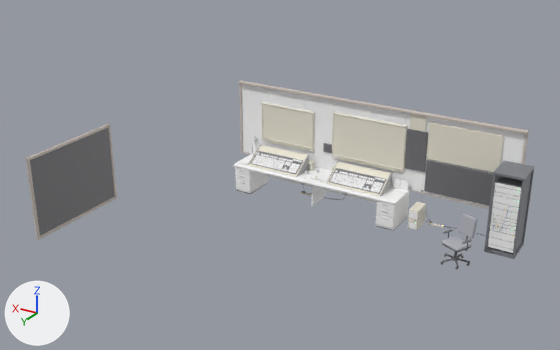
Renders of the FBX model unity/ShaderEmu/Models/Computer.fbx from each side of a commit.
Camera for both pictures: a camera (50 mm lens) standing at (-7.5, 11.37, 8.73) and looking at (0.58, -2.1, 1.99). The axes (+X, +Y, +Z) are drawn at lower left. The lights are the same throughout. The first picture is the older version. Where no turn or scale is listed for an object, it has been applied to the vertices. Vertices at exactly the same position are counted once.

Before the edit, the objects in view are built like this:
```python
ob_board = bpy.data.objects.new('Board', me_board_001)
ob_board.location = (0.0, 0.0, 0.0)
ob_cables = bpy.data.objects.new('Cables', me_cables_001)
ob_cables.location = (0.0, 0.0, 0.0)
ob_chair = bpy.data.objects.new('Chair', me_chair_001)
ob_chair.location = (0.0, 0.0, 0.0)
ob_consoles = bpy.data.objects.new('Consoles', me_consoles_001)
ob_consoles.location = (0.0, 0.0, 0.0)
ob_desk = bpy.data.objects.new('Desk', me_desk_001)
ob_desk.location = (0.0, 0.0, 0.0)
ob_desk_things = bpy.data.objects.new('Desk things', me_desk_things_001)
ob_desk_things.location = (0.0, 0.0, 0.0)
ob_rack = bpy.data.objects.new('Rack', me_rack_001)
ob_rack.location = (0.0, 0.0, 0.0)
ob_screen_housings = bpy.data.objects.new('Screen housings', me_screen_housings_001)
ob_screen_housings.location = (0.0, 0.0, 0.0)
ob_tower = bpy.data.objects.new('Tower', me_tower_001)
ob_tower.location = (0.0, 0.0, 0.0)
# also in view: 'Screen wall' at (0.0, -5.43, 1.76)
```
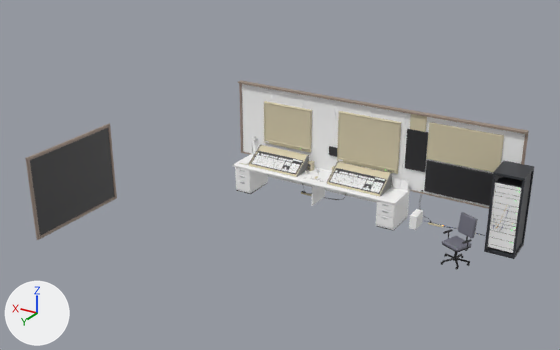
What differs and where, as boxes [x1, y1, x2, y2] in the pictures (560 x 350 px; the box of a moved part takes in the faces that stretch with it):
'Screen housings', recoloured, reshaped (darker)
    before: [253, 102, 504, 206]
    after: [253, 101, 504, 206]
'Board', recoloured (grey to black)
    both: [25, 123, 117, 240]
'Rack', recoloured (grey to dark grey)
    both: [484, 161, 534, 259]
'Consoles', recoloured
    both: [249, 144, 392, 196]
'Chair', recoloured (darker)
    both: [441, 212, 478, 270]
'Tower', deleted
    before: [408, 202, 426, 230]
'pc_tower 0', added
    after: [409, 209, 423, 230]
part 1 of me_screen_housings_001, moved or reshaped
    before: [332, 112, 407, 173]
    after: [337, 111, 401, 174]
part 2 of me_screen_housings_001, moved or reshaped
    before: [332, 113, 406, 170]
    after: [337, 112, 400, 171]
part 3 of me_screen_housings_001, moved or reshaped
    before: [323, 143, 332, 153]
    after: [329, 146, 337, 157]

Patch to the scene script:
```diff
--- a/unity/ShaderEmu/Models/Computer.fbx.py
+++ b/unity/ShaderEmu/Models/Computer.fbx.py
@@ mat_plasticbeige @@
 mat_plasticbeige = principled_material('PlasticBeige')
-mat_plasticbeige.base_color = (0.84, 0.8, 0.68)  # white #ece7d7
+mat_plasticbeige.base_color = (0.674, 0.604, 0.42)  # beige #d6ccad
@@ mat_plasticgrey @@
 mat_plasticgrey = principled_material('PlasticGrey')
-mat_plasticgrey.base_color = (0.45, 0.45, 0.44)  # grey #b3b3b1
+mat_plasticgrey.base_color = (0.171, 0.171, 0.163)  # grey #737370
@@ mat_plasticdark @@
 mat_plasticdark = principled_material('PlasticDark')
-mat_plasticdark.base_color = (0.17, 0.17, 0.18)  # grey #737376
+mat_plasticdark.base_color = (0.0245, 0.0245, 0.0272)  # black #2b2b2e
@@ mat_metalblack @@
 mat_metalblack = principled_material('MetalBlack')
-mat_metalblack.base_color = (0.15, 0.15, 0.16)  # grey #6c6c6f
+mat_metalblack.base_color = (0.0196, 0.0196, 0.022)  # black #262629
@@ mat_fabricchair @@
 mat_fabricchair = principled_material('FabricChair')
-mat_fabricchair.base_color = (0.45, 0.45, 0.5)  # grey #b3b3bc
+mat_fabricchair.base_color = (0.171, 0.171, 0.214)  # grey #73737f
@@ mat_ceramic @@
 mat_ceramic = principled_material('Ceramic')
-mat_ceramic.base_color = (0.9, 0.9, 0.88)  # white #f3f3f1
+mat_ceramic.base_color = (0.787, 0.787, 0.748)  # white #e5e5e0
@@ mat_paper @@
 mat_paper = principled_material('Paper')
-mat_paper.base_color = (0.93, 0.91, 0.84)  # white #f7f5ec
+mat_paper.base_color = (0.848, 0.807, 0.674)  # pale yellow #ede8d6
@@ mat_brass @@
 mat_brass = principled_material('Brass')
-mat_brass.base_color = (0.8, 0.62, 0.3)  # beige #e7ce95
+mat_brass.base_color = (0.604, 0.342, 0.0732)  # orange #cc9e4c
@@ mat_wooddark @@
 mat_wooddark = principled_material('WoodDark')
-mat_wooddark.base_color = (0.62, 0.55, 0.5)  # light grey #cec4bc
+mat_wooddark.base_color = (0.342, 0.263, 0.214)  # brown #9e8c7f
@@ mat_racksteel @@
 mat_racksteel = principled_material('RackSteel')
-mat_racksteel.base_color = (0.21, 0.22, 0.24)  # grey #7e8186
+mat_racksteel.base_color = (0.0363, 0.0397, 0.047)  # dark grey #36383d
@@ mat_ph_pc_station @@
+mat_ph_pc_station = principled_material('PH_pc_station')
+mat_ph_pc_station.base_color = (1.0, 1.0, 1.0)  # white #ffffff
@@ me_screen_housings_001 @@
 me_screen_housings_001.from_pydata(...)  # 1130 vertices, 1133 faces; spans x -3.59..3.46, y -5.47..-5.4, z 0.81..2.74
 # used by ob_screen_housings; location = (0.0, 0.0, 0.0)
+# me_screen_housings_001 part 1: the loose piece of 96 vertices spanning x -1.0..1.0, y -5.47..-5.41, z 1.17..2.41 is scaled about its middle by (0.84, 1, 1.1)
+# me_screen_housings_001 part 2: the loose piece of 24 vertices spanning x -1.0..1.0, y -5.41..-5.4, z 1.24..2.4 is scaled about its middle by (0.837, 1, 1.11)
+# me_screen_housings_001 part 3: the loose piece of 96 vertices spanning x 1.01..1.25, y -5.45..-5.41, z 1.28..1.52 is moved by (-0.16, 0.0, -0.06)
 me_screen_housings_001.materials.append(mat_plasticbeige)
@@ me_pc_tower @@
+me_pc_tower.from_pydata(...)  # 208 vertices, 392 faces; spans x -0.092..0.092, y -0.27..0.15, z 0.0..0.366
+me_pc_tower.materials.append(mat_ph_pc_station)  # white #ffffff
@@ ob_tower @@
-ob_tower = bpy.data.objects.new('Tower', me_tower_001)
-ob_tower.location = (0.0, 0.0, 0.0)
@@ ob_pc_tower_0 @@
+ob_pc_tower_0 = bpy.data.objects.new('pc_tower 0', me_pc_tower)
+ob_pc_tower_0.location = (-1.55, -5.0, 0.0)
```
